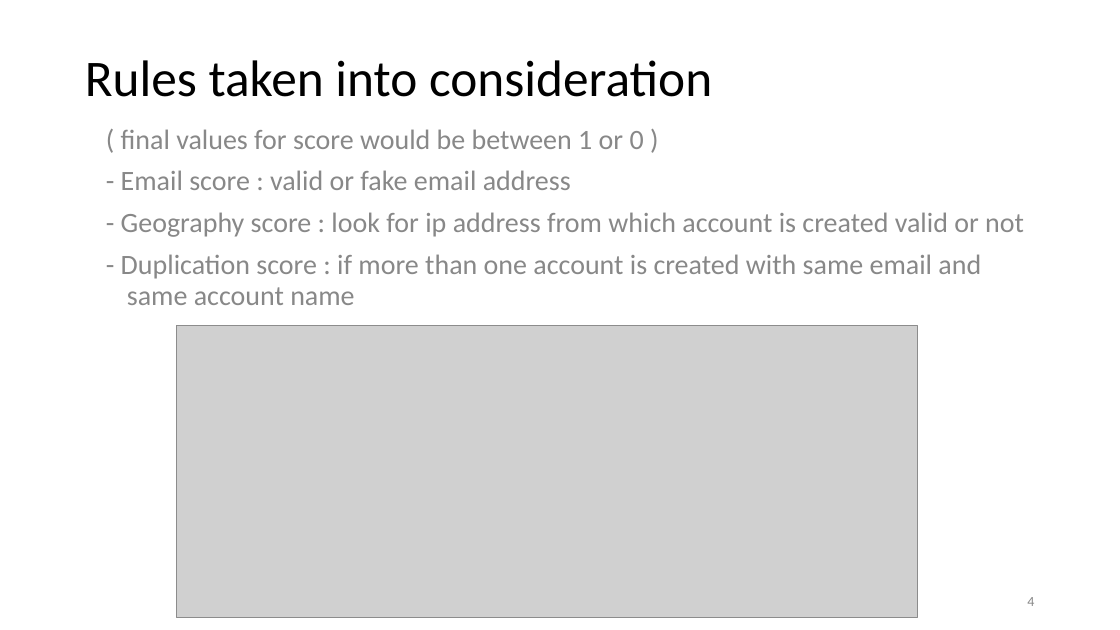
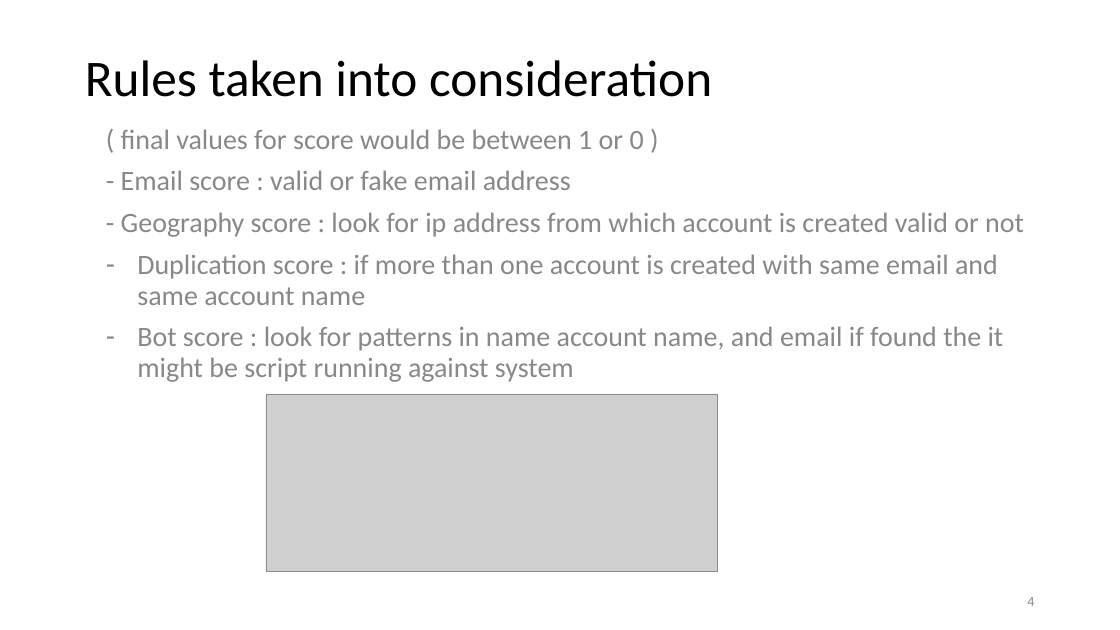
Before and after one commit to karimkhamwani/python-data-analysis, a slide deck: slide 4 of Capstone_600.pptx. Drawn at 1120x630 pixels with LibreOffice and Linux fonts; fonts in the diff are those of the drawing; grey boxes stand for pictures; background and template pictures are left out. Boxes give left, top, right and bottom in pixels: in the first picture for what was removed or moved away, otherwise in the second. Text is boxed around its words. In the diff, an @@ line names an element or a change of style, - is before the commit and + after.

Commit message:
fix presentation

```diff
--- a/Capstone_600.pptx
+++ b/Capstone_600.pptx
@@ text at bbox=[137, 254, 1004, 382]: text changed @@
-- Duplication score : if more than one account is created with same email and same account name
+– Duplication score : if more than one account is created with same email and same account name
+– Bot score : look for patterns in name account name, and email if found the it might be script running against system
@@ picture: place and size @@
-picture at bbox=[176, 326, 918, 618]
+picture at bbox=[266, 394, 718, 572]
```
Also in this commit, not shown: 1 other slide changed, 1 other file.
